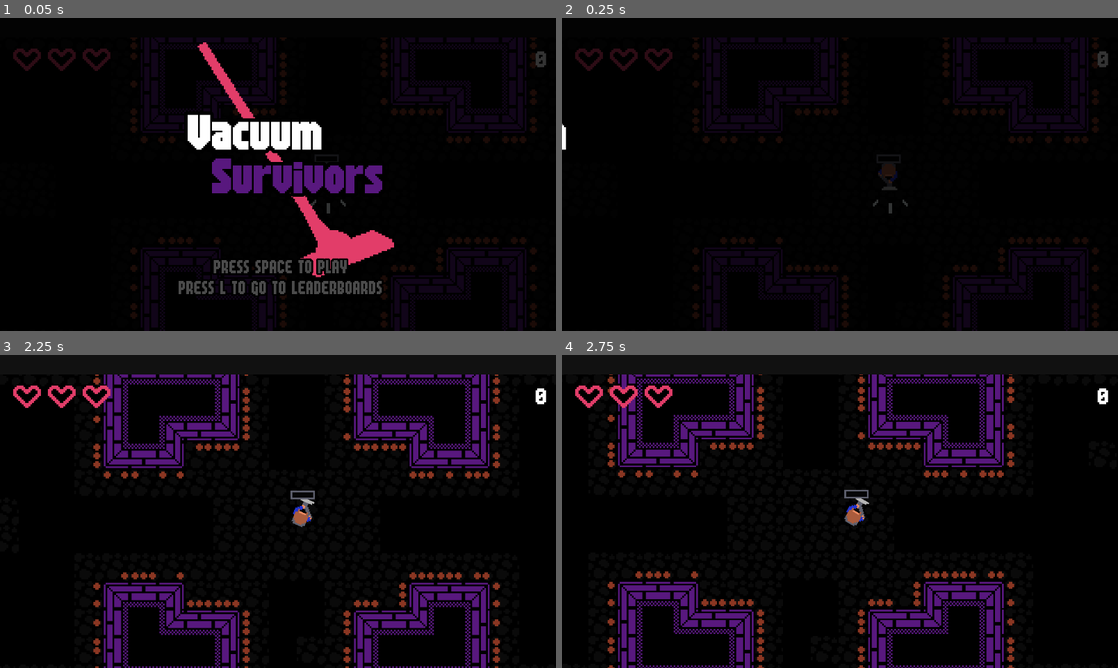
Above: before the commit, frames 1-4 (two rows, left to right).
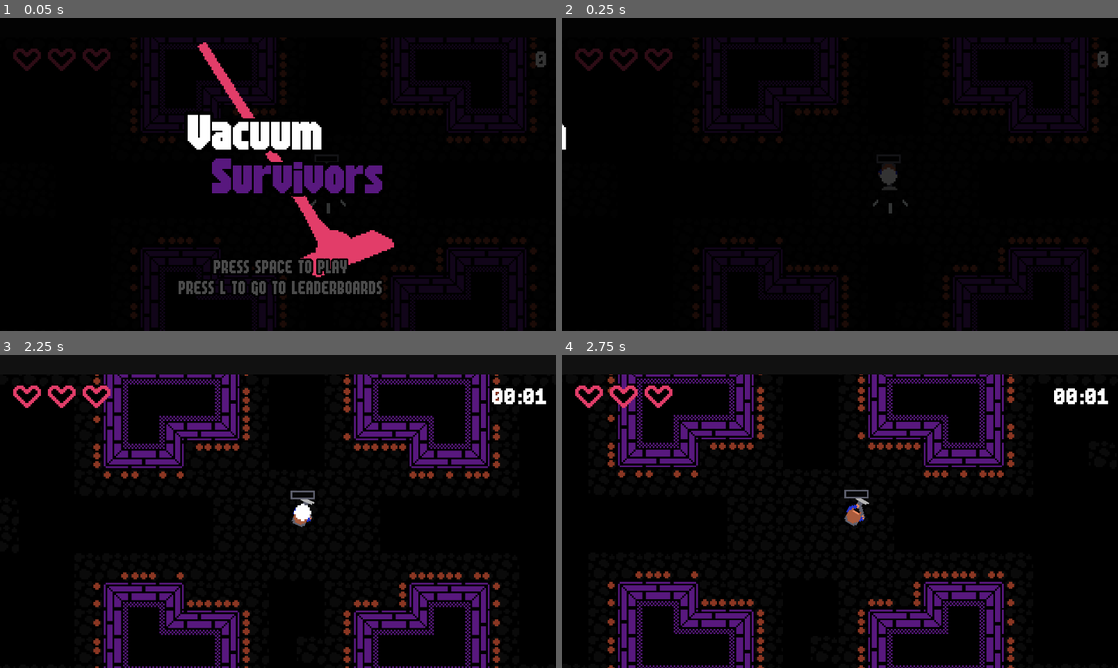
Above: after the commit, the same moments.

Repository: TaylorAnderson/vacuum-survivors
Game: Godot game, scene res://scenes/main_scene/main_scene.tscn
The game is run twice, just before and just after one commit, with the same random seed, the same clock (stepped at 60 frames per second) and the same inputs.
Inputs (mouse positions are in pixels of both pictures, inside the frame that each line leads up to):
- Up to frame 1 (0.05 s): no input
- Up to frame 2 (0.25 s): no input
- Up to frame 3 (2.25 s): move the mouse to (400, 495) at 0.52 s; hold D (move_right) 0.53-1.28 s; tap Space (advance_screen) at 0.6, 1.25, 2 s; move the mouse to (166, 527) at 1.27 s; hold S (move_down) 1.28-2.03 s; tap L (go_to_leaderboard) at 1.35 s; move the mouse to (333, 442) at 2.02 s; press the mouse at (333, 442) at 2.03 s; hold D (move_right) from 2.03 s (still down)
- Up to frame 4 (2.75 s): keep holding D (move_right)

Frame 1 is identical in both runs. In frame 2, 0.1% of the frame differs, in the area x 57-61%, y 47-54%; in frame 3, 0.5%, in the area x 52-99%, y 10-54%; in frame 4, 0.3%.

Commit message:
last commit before trying out a different method of shooting

Diff:
--- a/data/upgrades/player/fire/turbo_engine.tres
+++ b/data/upgrades/player/fire/turbo_engine.tres
@@ -10,5 +10,5 @@
 Faster run, and flames erupt behind you when running."
 custom_data = {
 "fire_rate": 0.5,
-"run_speed_multiplier": 1.3
+"run_speed_multiplier": 1.5
 }
--- a/default_bus_layout.tres
+++ b/default_bus_layout.tres
@@ -1,3 +1,4 @@
 [gd_resource type="AudioBusLayout" format=3 uid="uid://du1ju2ko01jjy"]
 
 [resource]
+bus/0/mute = true
--- a/scenes/game_scene/elements/fire/explosion.gd
+++ b/scenes/game_scene/elements/fire/explosion.gd
@@ -13,5 +13,5 @@
 	for target in targets:
 		var healthbar:Bar = Find.child_by_type(target, Bar);
 		if healthbar:
-			Events.damage_given.emit(Upgrades.fire_damage * 3, target, target.global_position)
-			healthbar.add_value(-Upgrades.fire_damage * 3)
+			Events.damage_given.emit(Upgrades.fire_damage * 2, target, target.global_position)
+			healthbar.add_value(-Upgrades.fire_damage * 2)
--- a/scenes/game_scene/game.tscn
+++ b/scenes/game_scene/game.tscn
@@ -6,7 +6,6 @@
 [ext_resource type="Texture2D" uid="uid://du2mfd6mi71ch" path="res://assets/sprites/rhino.png" id="1_n2lkh"]
 [ext_resource type="PackedScene" uid="uid://dpdwqen5xk1sh" path="res://scenes/game_scene/dust/dust_tile_up.tscn" id="2_i0xhc"]
 [ext_resource type="Texture2D" uid="uid://bbkos73jkqclt" path="res://assets/sprites/tiles.png" id="2_mvx70"]
-[ext_resource type="Script" path="res://scenes/game_scene/upgrade_preloader.gd" id="2_qgc4o"]
 [ext_resource type="Texture2D" uid="uid://1u8kk4sacbnj" path="res://assets/sprites/suck_in_anim.png" id="3_2msub"]
 [ext_resource type="PackedScene" uid="uid://bhevfmh2racy8" path="res://scenes/game_scene/dust/dust_tile_left.tscn" id="3_fnwdn"]
 [ext_resource type="Resource" uid="uid://dojjma06dgkh6" path="res://data/upgrades/player/fire/flamethrower.tres" id="3_hjxqw"]
@@ -613,9 +612,6 @@
 [node name="Game" type="Node2D"]
 script = ExtResource("1_6prm5")
 
-[node name="UpgradePreloader" type="Node" parent="."]
-script = ExtResource("2_qgc4o")
-
 [node name="TileMap" type="TileMap" parent="."]
 tile_set = SubResource("TileSet_lrfpd")
 format = 2
@@ -639,7 +635,6 @@
 dust_bullet_scene = ExtResource("8_qr5i6")
 
 [node name="Upgrades" type="Node2D" parent="Player"]
-visible = false
 
 [node name="TurboEngine" type="Node2D" parent="Player/Upgrades" node_paths=PackedStringArray("player")]
 script = ExtResource("10_576h5")
@@ -666,10 +661,12 @@
 player = NodePath("../..")
 data = ExtResource("3_hjxqw")
 
-[node name="GunkGuard" parent="Player/Upgrades" instance=ExtResource("23_d2ljb")]
-
-[node name="SpikeGuard" parent="Player/Upgrades" node_paths=PackedStringArray("gunk_guard") instance=ExtResource("24_4kbuq")]
+[node name="GunkGuard" parent="Player/Upgrades" node_paths=PackedStringArray("player") instance=ExtResource("23_d2ljb")]
+player = NodePath("../..")
+
+[node name="SpikeGuard" parent="Player/Upgrades" node_paths=PackedStringArray("gunk_guard", "player") instance=ExtResource("24_4kbuq")]
 gunk_guard = NodePath("../GunkGuard")
+player = NodePath("../..")
 data = ExtResource("25_rsjls")
 
 [node name="SlimeTrail" type="Node2D" parent="Player/Upgrades"]
@@ -752,13 +749,13 @@
 [node name="EnemySpawner" type="Node2D" parent="." node_paths=PackedStringArray("player")]
 script = ExtResource("14_h5y2k")
 spawn_interval = 3.5
-initial_spawn = 0
+initial_spawn = 2
 slime_scenes = Array[PackedScene]([ExtResource("14_1ka7q"), ExtResource("16_knxkt"), ExtResource("17_6qigw")])
 weights = Array[float]([0.6, 0.2, 0.2])
 wait_times = Array[float]([0.0, 70.0, 70.0])
 player = NodePath("../Player")
-spawn_decrease = 0.01
-health_multiplier_increase = 0.01
+spawn_decrease = 0.03
+health_multiplier_increase = 0.015
 min_spawn_distance_from_player = 150
 metadata/_edit_lock_ = true
 
@@ -1139,7 +1136,7 @@
 texture = ExtResource("16_3d23y")
 stretch_mode = 4
 
-[node name="ScoreLabel" type="Label" parent="CanvasLayer"]
+[node name="TimeLabel" type="Label" parent="CanvasLayer"]
 anchors_preset = 1
 anchor_left = 1.0
 anchor_right = 1.0
--- a/scenes/game_scene/slimes/big_slime.tscn
+++ b/scenes/game_scene/slimes/big_slime.tscn
@@ -14,6 +14,6 @@
 max = 60
 value = 60
 
-[node name="ParticleExplosion" parent="." index="9"]
+[node name="ParticleExplosion" parent="." index="10"]
 amount_min = 10
 amount_max = 15
--- a/scenes/game_scene/slimes/slime.gd
+++ b/scenes/game_scene/slimes/slime.gd
@@ -7,7 +7,7 @@
 @onready var vacuumable = $Vacuumable
 @onready var slimeable = $Slimeable
 @onready var slime_hit_sound = $SlimeHitSound
-@onready var death_anim = $DeathAnim
+@onready var death_anim:AnimatedSprite2D = $DeathAnim
 
 @export var stunned_vacuum_resistance:float = 200;
 @onready var health_bar:Bar = $Bar
@@ -32,6 +32,7 @@
 	if stunned:
 		stun_timer += delta;
 		if stun_timer > stun_time and not vacuumable.being_pulled:
+			sprite.modulate = sprite.modulate.lightened(0.5);
 			health_bar.set_value(health_bar.max);
 			stun_timer = 0;
 			stunned = false;
@@ -55,6 +56,7 @@
 	if new_value == 0:
 		if not stunned:
 			stunned = true;
+			sprite.modulate = sprite.modulate.darkened(0.5);
 			# 2 is entities, 3 is disabled
 			set_collision_layer_value(2, false);
 			set_collision_layer_value(3, true);
@@ -64,8 +66,10 @@
 			$Vacuumable.resistance = stunned_vacuum_resistance;
 			$Vacuumable.can_be_eaten = true;
 		else:
+			stunned = true;
 			get_parent().add_child(death_anim)
-			death_anim.play();
+			death_anim.frame = 0;
+			death_anim.play("default");
 			death_anim.global_position = global_position;
 			remove_child(particle_explosion);
 			get_parent().add_child(particle_explosion);
--- a/scenes/game_scene/slimes/slime.tscn
+++ b/scenes/game_scene/slimes/slime.tscn
@@ -137,24 +137,24 @@
 }],
 "loop": false,
 "name": &"poof",
-"speed": 15.0
-}]
-
-[sub_resource type="AtlasTexture" id="AtlasTexture_ynj4q"]
-atlas = ExtResource("8_vpuxc")
-region = Rect2(0, 0, 16, 16)
-
-[sub_resource type="AtlasTexture" id="AtlasTexture_l4bn5"]
-atlas = ExtResource("8_vpuxc")
-region = Rect2(16, 0, 16, 16)
-
-[sub_resource type="AtlasTexture" id="AtlasTexture_6xxnp"]
-atlas = ExtResource("8_vpuxc")
-region = Rect2(0, 16, 16, 16)
-
-[sub_resource type="AtlasTexture" id="AtlasTexture_abdj0"]
-atlas = ExtResource("8_vpuxc")
-region = Rect2(16, 16, 16, 16)
+"speed": 10.0
+}]
+
+[sub_resource type="AtlasTexture" id="AtlasTexture_ybn35"]
+atlas = ExtResource("8_vpuxc")
+region = Rect2(0, 0, 32, 32)
+
+[sub_resource type="AtlasTexture" id="AtlasTexture_mp82m"]
+atlas = ExtResource("8_vpuxc")
+region = Rect2(32, 0, 32, 32)
+
+[sub_resource type="AtlasTexture" id="AtlasTexture_qjrm2"]
+atlas = ExtResource("8_vpuxc")
+region = Rect2(0, 32, 32, 32)
+
+[sub_resource type="AtlasTexture" id="AtlasTexture_dvnli"]
+atlas = ExtResource("8_vpuxc")
+region = Rect2(32, 32, 32, 32)
 
 [sub_resource type="SpriteFrames" id="SpriteFrames_man3r"]
 animations = [{
@@ -163,20 +163,20 @@
 "texture": null
 }, {
 "duration": 1.0,
-"texture": SubResource("AtlasTexture_ynj4q")
-}, {
-"duration": 1.0,
-"texture": SubResource("AtlasTexture_l4bn5")
-}, {
-"duration": 1.0,
-"texture": SubResource("AtlasTexture_6xxnp")
-}, {
-"duration": 1.0,
-"texture": SubResource("AtlasTexture_abdj0")
+"texture": SubResource("AtlasTexture_ybn35")
+}, {
+"duration": 1.0,
+"texture": SubResource("AtlasTexture_mp82m")
+}, {
+"duration": 1.0,
+"texture": SubResource("AtlasTexture_qjrm2")
+}, {
+"duration": 1.0,
+"texture": SubResource("AtlasTexture_dvnli")
 }],
 "loop": false,
 "name": &"default",
-"speed": 15.0
+"speed": 10.0
 }]
 
 [node name="Slime" type="CharacterBody2D"]
--- a/scenes/game_scene/ui/upgrade_screen.gd
+++ b/scenes/game_scene/ui/upgrade_screen.gd
@@ -17,23 +17,21 @@
 
 	visible = true;
 	get_tree().paused = true;
-	var potential_upgrades = Upgrades.player_pool.duplicate();
+	var potential_upgrades = [];
 
 	# filtering the upgrades
 
 	var upgrades_picked = [];
-	if times_shown > dungeon_evolution_interval:
-		print("getting dungeon");
-		times_shown = 0;
-		potential_upgrades = Upgrades.dungeon_pool.duplicate();
-	for upgrade in potential_upgrades:
-		if upgrade.pre_req != null and not Upgrades.current.has(upgrade.pre_req):
-			potential_upgrades.erase(upgrade);
+
+	for upgrade in Upgrades.player_pool:
+		if upgrade.pre_req == null or Upgrades.current.has(upgrade.pre_req):
+			potential_upgrades.append(upgrade);
 
 	# assigning the upgrades to the cards
 	for i in range(3):
 		var assigned_upgrade = potential_upgrades.pick_random();
 		potential_upgrades.erase(assigned_upgrade);
+		print(assigned_upgrade.name);
 		upgrade_cards[i].setup(assigned_upgrade);
 
 	times_shown += 1;
--- a/scenes/game_scene/upgrades/slime/gunk_guard.gd
+++ b/scenes/game_scene/upgrades/slime/gunk_guard.gd
@@ -2,7 +2,7 @@
 class_name GunkGuard
 @onready var sprite = $Sprite2D
 @onready var area = $Area2D
-
+@export var player:Player
 var knockback_speed = 500;
 var hp = 0;
 var active = false;
@@ -11,7 +11,9 @@
 	if not enabled or not active: return
 	if body is Slime:
 		on_hit_slime(body);
-
+func _process(delta):
+	if active:
+		player.invincibility_timer = player.invicibility_time;
 func on_hit_slime(body:Slime):
 	hp -= 1;
 	if hp <= 0:
--- a/scenes/main_scene/score_label.gd
+++ b/scenes/main_scene/score_label.gd
@@ -1,6 +1,38 @@
 extends Label
 
-var score:int = 0;
+var time:float =0;
+enum TimeFormat {
+	FORMAT_HOURS   = 1 << 0,
+	FORMAT_MINUTES = 1 << 1,
+	FORMAT_SECONDS = 1 << 2,
+	FORMAT_DEFAULT = FORMAT_HOURS | FORMAT_MINUTES | FORMAT_SECONDS
+}
+
+func format_time(time, format = TimeFormat.FORMAT_DEFAULT, digit_format = "%02d"):
+	var digits = []
+
+	if format & TimeFormat.FORMAT_HOURS:
+		var hours = digit_format % [time / 3600]
+		digits.append(hours)
+
+	if format & TimeFormat.FORMAT_MINUTES:
+		var minutes = digit_format % [time / 60]
+		digits.append(minutes)
+
+	if format & TimeFormat.FORMAT_SECONDS:
+		var seconds = digit_format % [int(ceil(time)) % 60]
+		digits.append(seconds)
+
+	var formatted = String()
+	var colon = ":"
+
+	for digit in digits:
+		formatted += digit + colon
+
+	if not formatted.is_empty():
+		formatted = formatted.rstrip(colon)
+
+	return formatted
 # Called when the node enters the scene tree for the first time.
 func _ready():
 	pass # Replace with function body.
@@ -8,9 +40,5 @@
 
 # Called every frame. 'delta' is the elapsed time since the previous frame.
 func _process(delta):
-	pass
-
-
-func _on_player_score_gained(score_gained):
-	score += score_gained;
-	text = str(score);
+	time += delta;
+	text = format_time(time, TimeFormat.FORMAT_MINUTES | TimeFormat.FORMAT_SECONDS);
Binary file changed: assets/sprites/slime_death.png
Not shown: 1 places in scenes/game_scene/game.tscn that only renumber resources
